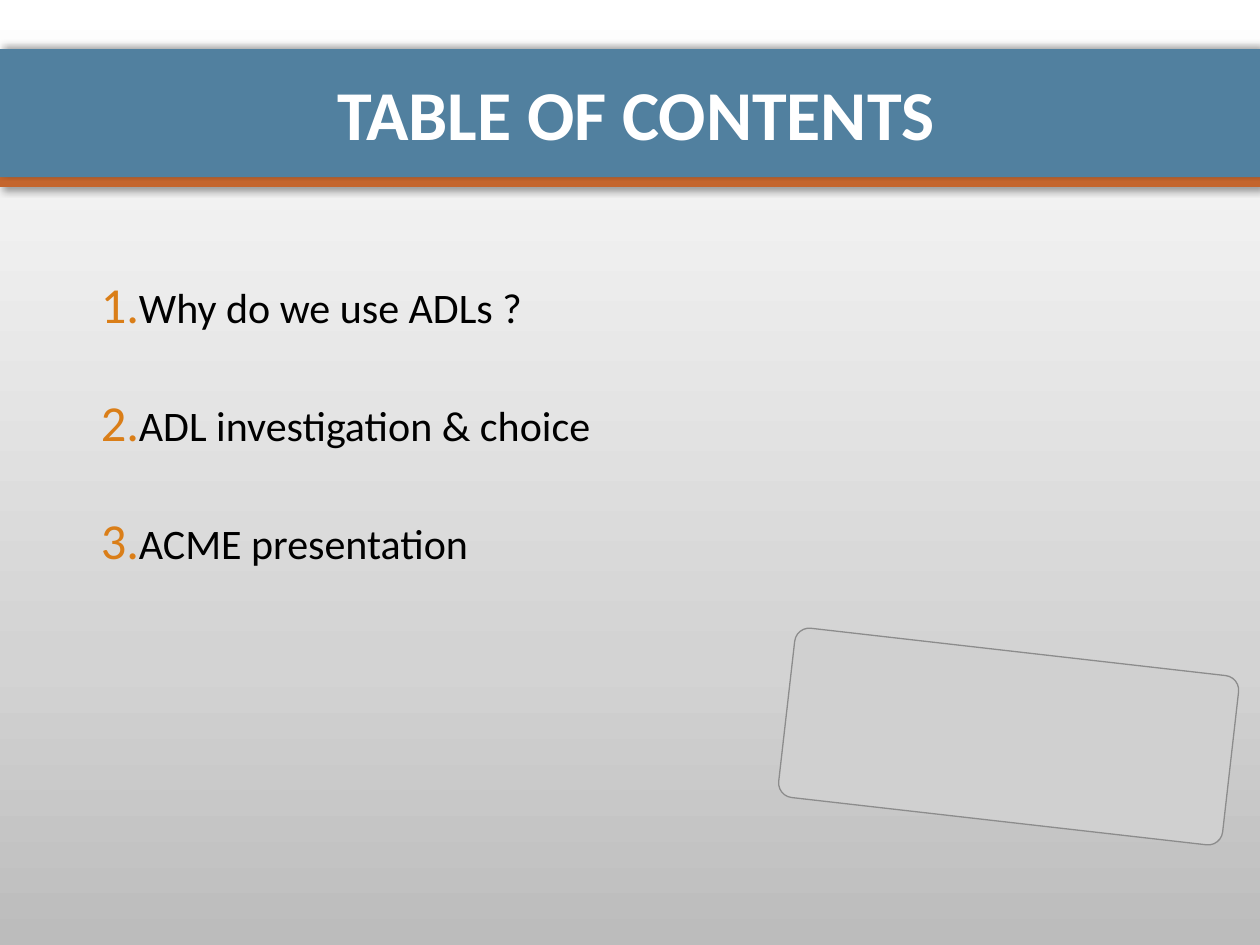
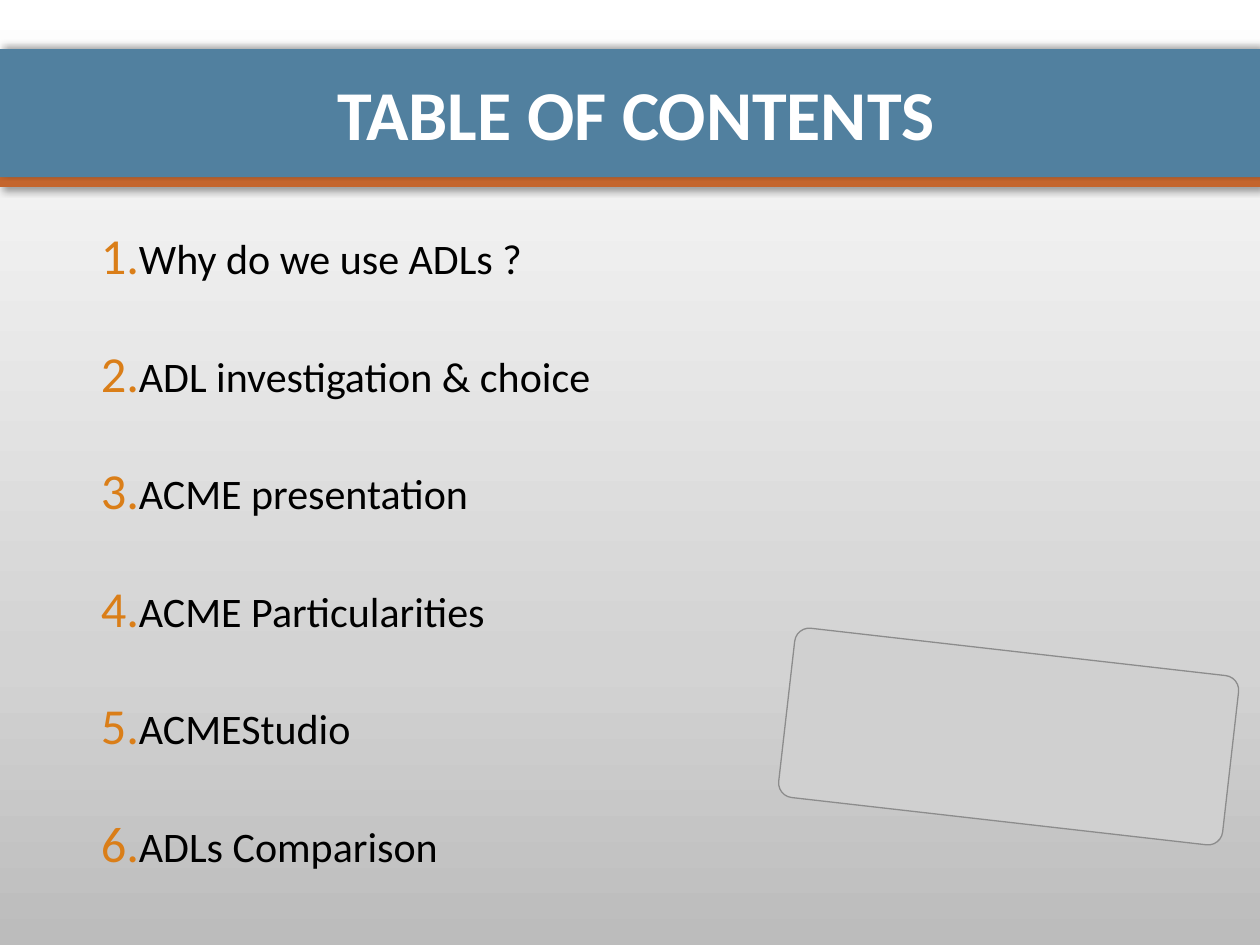
Before and after one commit to pierrealauzet/euroteam, a slide deck: slide 2 of Project 2/Part2/CS554_EuroTeam_Project2_OP5.pptx. Drawn at 1260x945 pixels with LibreOffice and Linux fonts; fonts in the diff are those of the drawing; grey boxes stand for pictures. Boxes give left, top, right and bottom in pixels: in the first picture for what was removed or moved away, otherwise in the second. Text is boxed around its words. In the diff, an @@ line names an element or a change of style, - is before the commit and + after.

```diff
--- a/Project 2/Part2/CS554_EuroTeam_Project2_OP5.pptx
+++ b/Project 2/Part2/CS554_EuroTeam_Project2_OP5.pptx
@@ text "Why do we use ADLs ...": place and size @@
-text "Why do we use ADLs ..." at <box>139,294,590,566</box>
+text "Why do we use ADLs ..." at <box>139,245,590,869</box>
@@ text at <box>139,598,484,869</box>: paragraphs added @@
+4. ACME Particularities
+5. ACMEStudio
+6. ADLs Comparison
```
Also in this commit, not shown: 19 other slides changed, 8 slides added, 1 slide removed, 4 other files.
